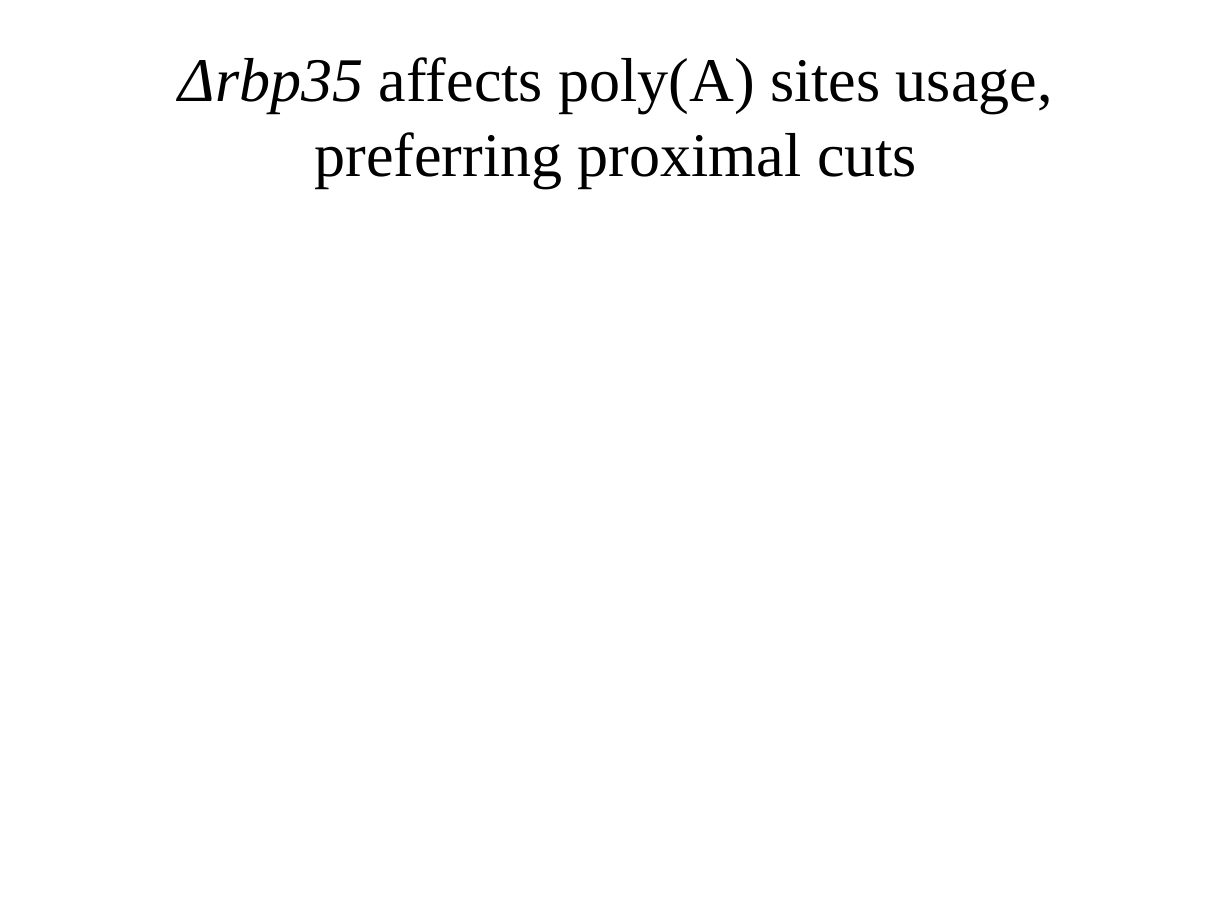
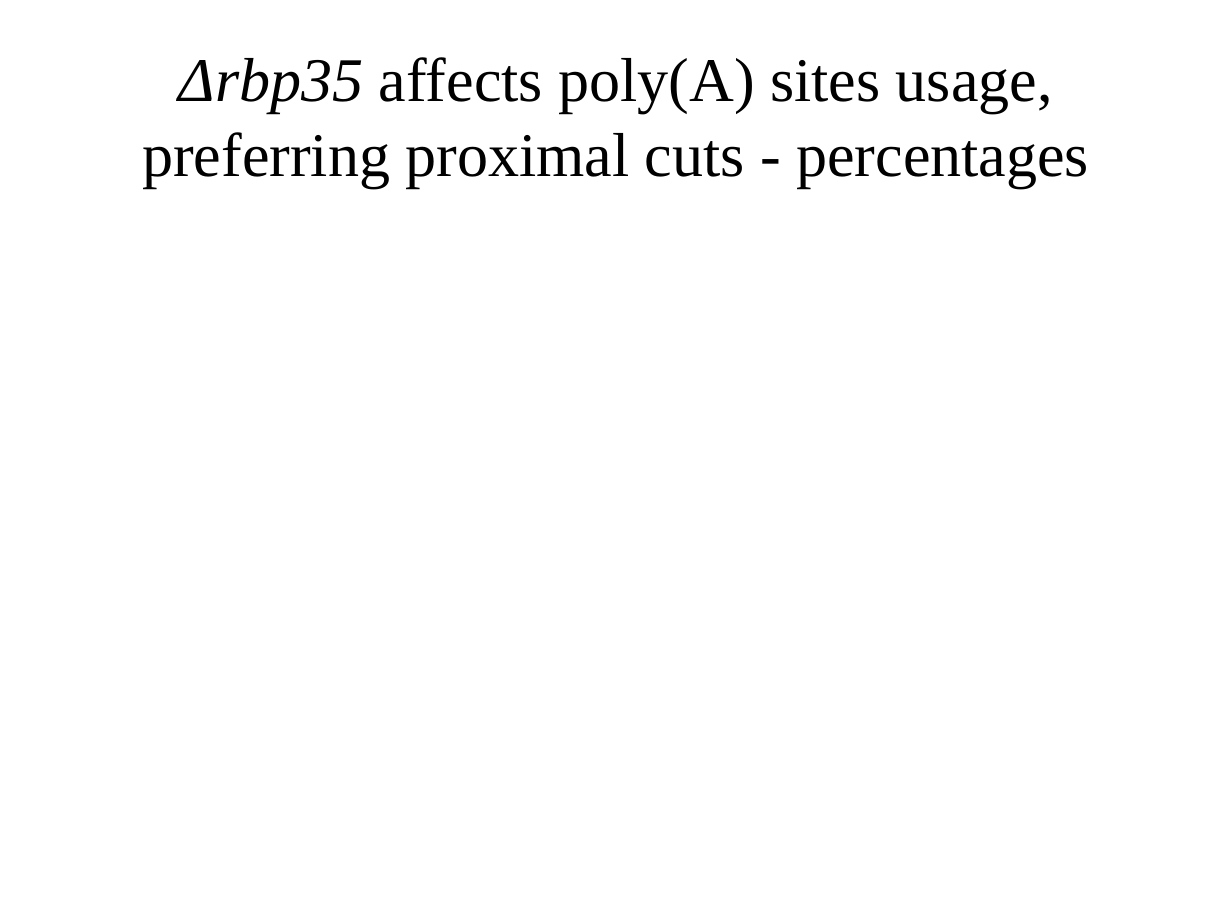
Before and after one commit to wilkinsonlab/m-oryzae-polya, a slide deck: slide 41 of doc/oryzae_presentation.odp (slide 39 before the commit). Drawn at 1232x924 pixels with LibreOffice and Linux fonts; fonts in the diff are those of the drawing. Boxes give left, top, right and bottom in pixels: in the first picture for what was removed or moved away, otherwise in the second. Text is boxed around its words. In the diff, an @@ line names an element or a change of style, - is before the commit and + after.

```diff
--- a/doc/oryzae_presentation.odp
+++ b/doc/oryzae_presentation.odp
@@ title at <box>142,57,1089,188</box>: text changed @@
-Δrbp35 affects poly(A) sites usage, preferring proximal cuts
+Δrbp35 affects poly(A) sites usage, preferring proximal cuts - percentages
```
Also in this commit, not shown: 15 other slides changed, 3 slides added, 3 other files.
